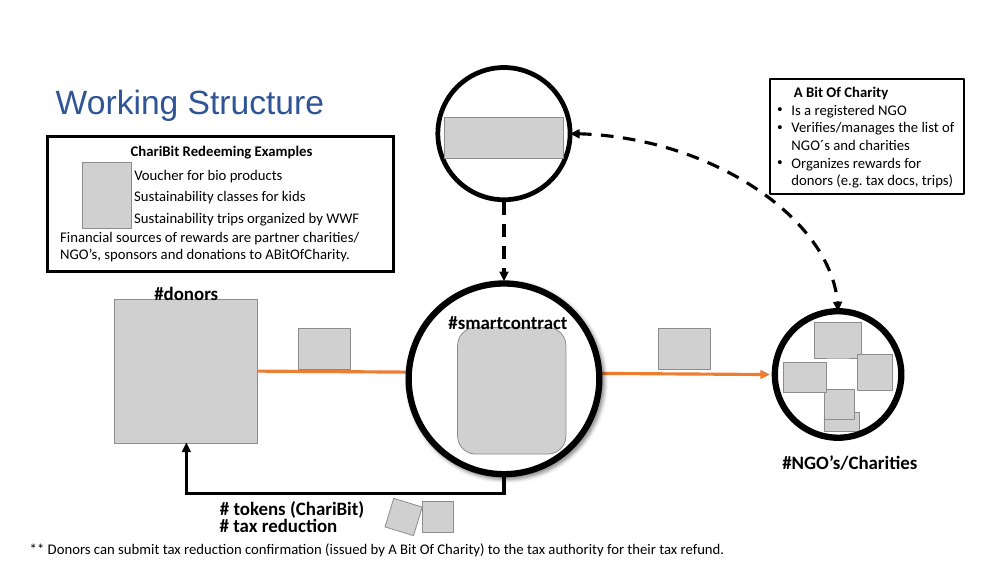
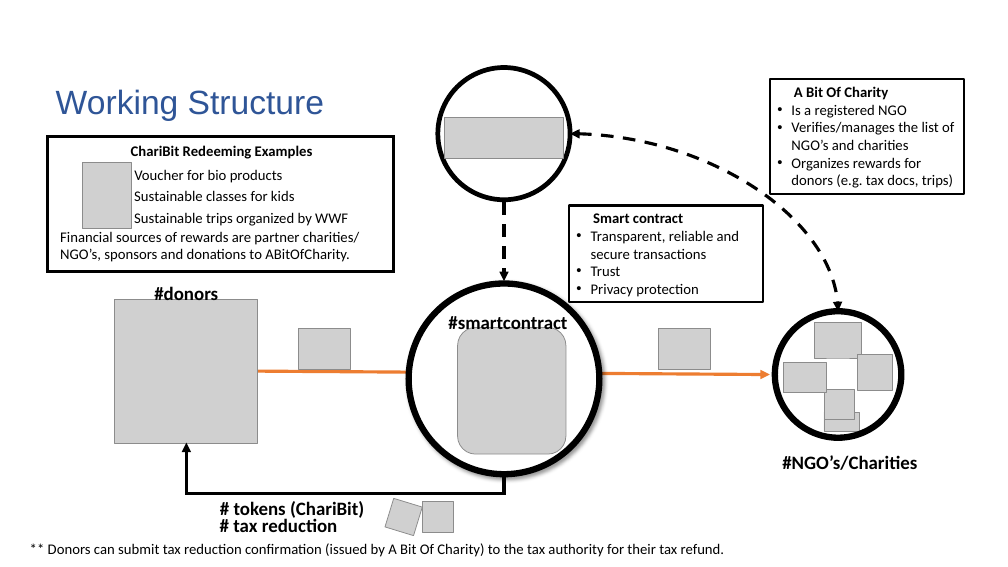
Before and after one commit to kellenberger/ABitOfCharity, a slide deck: slide 3 of presentation/ABitOfCharity_Presentation.pptx. Drawn at 1008x567 pixels with LibreOffice and Linux fonts; fonts in the diff are those of the drawing; grey boxes stand for pictures; background and template pictures are left out. Boxes give left, top, right and bottom in pixels: in the first picture for what was removed or moved away, otherwise in the second. Text is boxed around its words. In the diff, an @@ line names an element or a change of style, - is before the commit and + after.

```diff
--- a/presentation/ABitOfCharity_Presentation.pptx
+++ b/presentation/ABitOfCharity_Presentation.pptx
@@ text in rectangle at bbox=[791, 121, 954, 150]: text changed @@
-• Verifies/manages the list of NGO´s and charities
+• Verifies/manages the list of NGO’s and charities
@@ text at bbox=[134, 190, 295, 201]: text changed @@
-Sustainability classes for kids
+Sustainable classes for kids
@@ rectangle added at bbox=[569, 206, 763, 302], outline #000000 2.25 pt, 14 pt, text #000000 @@
+Smart contract
+• Transparent, reliable and secure transactions
+• Trust
+• Privacy protection
@@ text at bbox=[134, 212, 348, 226]: text changed @@
-Sustainability trips organized by WWF
+Sustainable trips organized by WWF
```
Also in this commit, not shown: 1 other slide changed.
